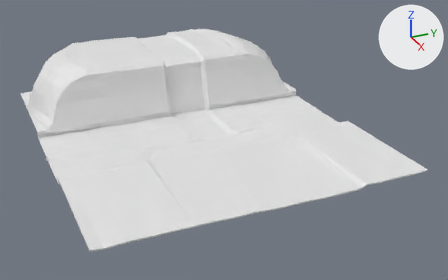
Before and after pictures for a commit that changed the Blender file other stuff/blender assets/env/groundTiles/waterfallLong.blend.
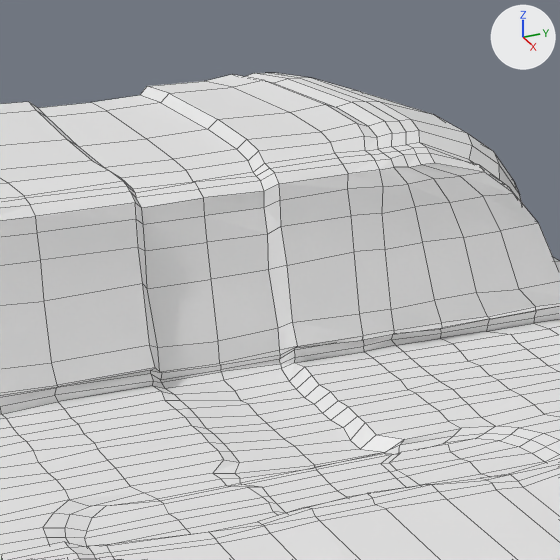
Each version appears first whole from a camera (50 mm lens) standing at (509.0, -340.0, 242.0) and looking at (24.0, -121.0, -1.0), and next in a close-up on the part from 28% to 63% of the width and 3% to 59% of the height. The lights are fixed; the arrows at upper right show +X, +Y and +Z. The close-ups show mesh edges as thin lines.
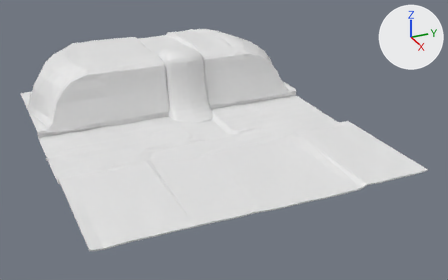
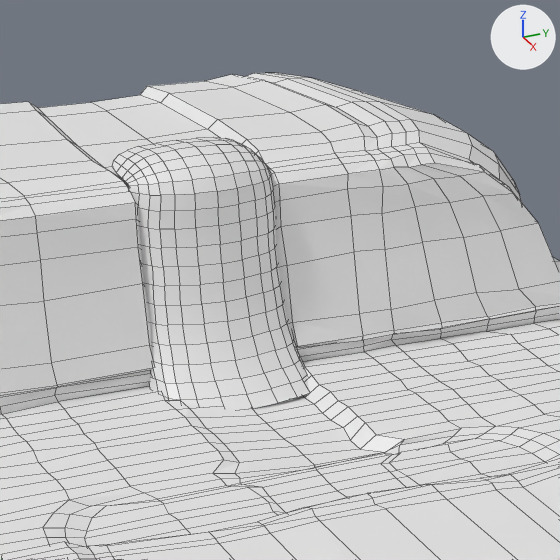
What differs and where, as boxes [x1, y1, x2, y2] in the close-ups (560 x 560 px):
'Plane', added: after [112, 137, 309, 409]

Patch to the scene script:
```diff
--- a/other stuff/blender assets/env/groundTiles/waterfallLong.blend.py
+++ b/other stuff/blender assets/env/groundTiles/waterfallLong.blend.py
@@ me_plane @@
+me_plane.from_pydata(...)  # 247 vertices, 216 faces; spans x -84.9..-28.6, y -148.7..-101.7, z -3.0..61.6
@@ ob_plane @@
+ob_plane = bpy.data.objects.new('Plane', me_plane)
+ob_plane.location = (0.0, 0.0, 0.0)
+ob_plane.scale = (1.01, 1.01, 1.01)
```
